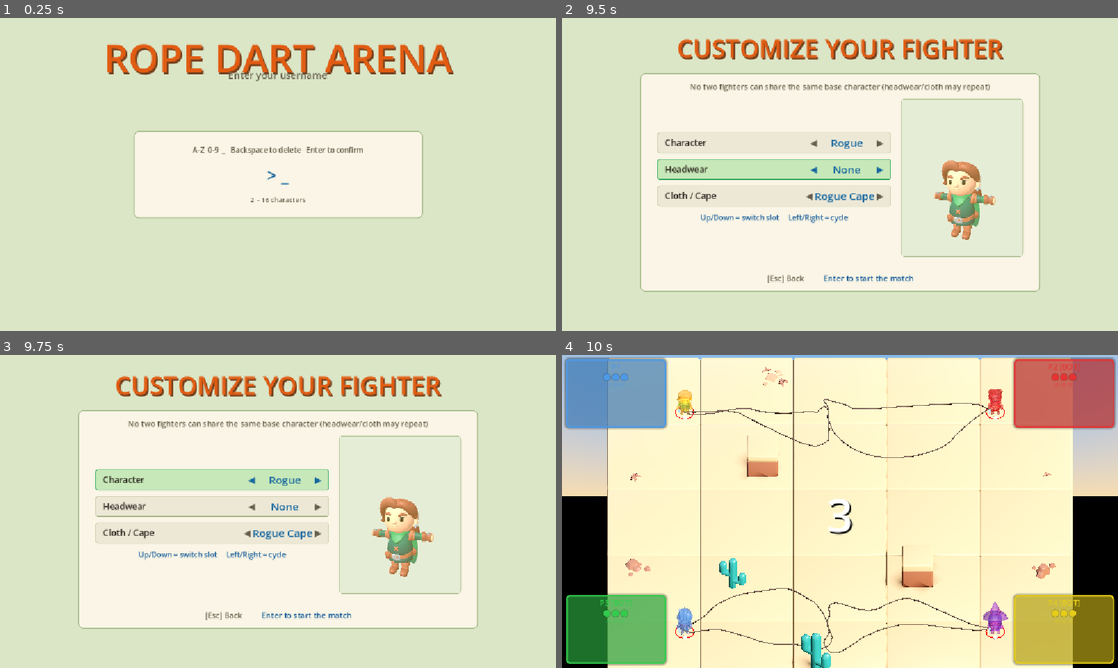
Above: before the commit, frames 1-4 (two rows, left to right).
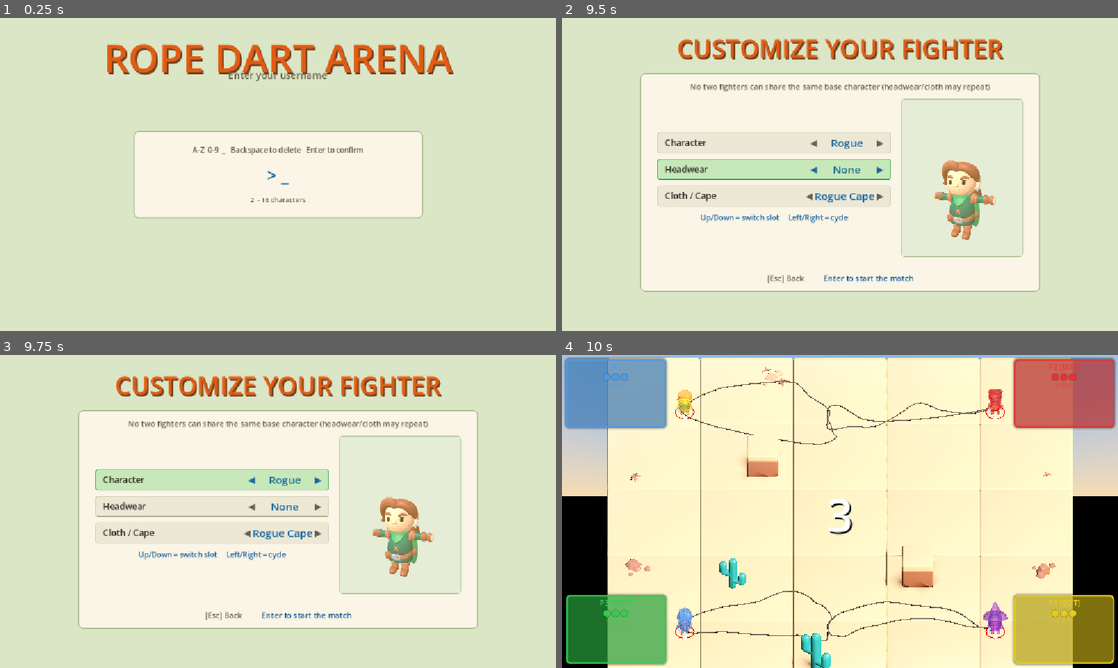
Above: after the commit, the same moments.

Repository: haotsai101/ropedart-arena
Game: Godot game, scene res://scenes/lobby.tscn
The game is run twice, just before and just after one commit, with the same random seed, the same clock (stepped at 60 frames per second) and the same inputs.
Inputs (mouse positions are in pixels of both pictures, inside the frame that each line leads up to):
- Up to frame 1 (0.25 s): no input
- Up to frame 2 (9.5 s): tap Enter (ui_accept) at 0.5, 0.77, 2, 3.5, 3.77, 4.25, 5, 5.75, 6.77 s; move the mouse to (962, 158) at 0.52 s; hold Right (ui_right) 0.53-1.25 s; tap B at 0.6, 6.6 s; click (962, 158) at 0.67 s; drag from (728, 190) to (812, 237) at 1.27 s; move the mouse to (895, 105) at 2.02 s; hold Right (ui_right) 2.03-2.75 s; tap R at 2.1, 8.1 s; drag from (812, 237) to (673, 127) at 2.77 s; move the mouse to (1006, 221) at 3.52 s; hold Left (ui_left) 3.53-4.25 s; tap Backspace at 3.6 s; drag from (673, 127) to (756, 96) at 4.27 s; move the mouse to (867, 174) at 5.02 s; hold Down (ui_down) 5.03-5.75 s; hold Shift 5.03-5.75 s; click (867, 174) at 5.17 s; drag from (756, 96) to (728, 190) at 5.77 s; move the mouse to (962, 158) at 6.52 s; hold Up (ui_up) 6.53-7.25 s; drag from (728, 190) to (812, 237) at 7.27 s; move the mouse to (895, 105) at 8.02 s; hold Down (ui_down) 8.03-8.75 s; drag from (812, 237) to (673, 127) at 8.77 s
- Up to frame 3 (9.75 s): move the mouse to (444, 558) at 9.52 s; hold Up (ui_up) from 9.53 s (still down); tap Backspace at 9.6 s; click (444, 558) at 9.67 s
- Up to frame 4 (10 s): keep holding Up (ui_up); tap Enter (ui_accept) at 9.77 s

Frames 1-3 are identical in both runs. In frame 4, 1.6% of the frame differs, in the area x 21-77%, y 8-96%.

Commit message:
fix: rope length basis corrected 1.4 -> 1.2 (raw capsule height), 7.2 total
ROUND 15 derived DART_ROPE_LENGTH/ROPE_LENGTH from PLAYER_HALF_HEIGHT*2.0
(1.4), which actually made the rope longer (8.4) than before, contradicting
the user's stated goal of shortening it. Per direct user correction, now
derives from a new GameManager.PLAYER_CAPSULE_HEIGHT constant (1.2, mirroring
scenes/player.tscn's raw CapsuleShape3D.height) instead: 6.0 * 1.2 = 7.2,
segment length 0.3 at the unchanged 24-segment count. ROPE_SEGMENT_MASS is
now derived as a linear density (mass per unit segment length) times the
current segment length, so total chain mass scales down with the shorter
rope (0.24 -> 0.216) rather than being held artificially fixed.

Also investigated the idle "collapsed at the hand" shape via a temporary
diagnostic probe (reverted, zero net diff): the real settled chain traces a
continuous, physically smooth doubled-over loop/squiggle near the hand
(orientation circular variance ~0.95-0.97, i.e. segments point in scattered
directions, not neatly parallel) -- a real, stable, non-diverging
equilibrium, but not a deliberately coil-like shape. No fix shipped since the
data didn't show a clear enough problem to justify one.

Co-Authored-By: Claude Sonnet 5 <noreply@anthropic.com>
Claude-Session: https://claude.ai/code/session_019aCxs6gZU2bEG9ijQUiYXu

Diff:
--- a/scripts/game_manager.gd
+++ b/scripts/game_manager.gd
@@ -128,6 +128,22 @@
 	return str(get_character_def(base_char_id).get("native_cloth", "none"))
 
 const PLAYER_HALF_HEIGHT := 0.7  # half-height of the player capsule; added to spawn marker Y
+
+## ROUND 16 (2026-07-25): the RAW scenes/player.tscn CapsuleShape3D.height
+## value, mirrored here by hand (no way to read a .tscn sub-resource from a
+## const expression at compile time) -- same hand-sync convention this
+## codebase already uses for e.g. player.gd's HITBOX_DEBUG_RADIUS. Added per
+## explicit user correction of ROUND 15's own pick: ROUND 15 deliberately
+## chose PLAYER_HALF_HEIGHT*2.0 (1.4) over this raw capsule height (1.2) for
+## DART_ROPE_LENGTH's "6x character height" derivation, reasoning that two
+## other real gameplay systems already agreed on 1.4 -- but the user's actual
+## goal that round was "the rope is currently too long," and 6x1.4=8.4 is
+## LONGER than the pre-ROUND-15 8.0, which contradicted that goal. Directly
+## asked whether the raw capsule height (1.2, giving 6x1.2=7.2, genuinely
+## shorter) was intended instead; user's reply: "Change to 1.2." This
+## constant now exists so DART_ROPE_LENGTH/ROPE_LENGTH reference a named
+## value instead of a bare literal, per that same request.
+const PLAYER_CAPSULE_HEIGHT := 1.2
 
 const _FALLBACK_SPAWNS := [
 	Vector3(-10.0, 0.7, -10.0),
--- a/scripts/player.gd
+++ b/scripts/player.gd
@@ -77,24 +77,26 @@
 const DART_STATE_ANCHORED: int = 1
 
 ## ROUND 15 (2026-07-25) RESIZE, per explicit user direction: "The rope is
-## supposed to be 6 times the character's height." Character height is
-## derived from GameManager.PLAYER_HALF_HEIGHT (0.7 -> 1.4 full height), NOT
-## the raw scenes/player.tscn CapsuleShape3D.height (1.2) — verified by
-## checking every other real consumer of "character height" in this codebase
-## before picking one, not assumed: (a) GameManager.PLAYER_HALF_HEIGHT is
-## already the value spawn positioning treats as authoritative (added to
-## every spawn marker's Y, and confirmed by this file's own
-## _mesh_ground_offset comment above to be exactly the offset that puts the
-## character's real rendered feet at the floor); (b) rope_dart.gd's own
-## capsule_height export — ALREADY 1.4, independently, for real per-frame
-## gameplay math (the head-hit vs. body-hit capsule top used by
-## _check_hits()) — agrees with PLAYER_HALF_HEIGHT*2 exactly. Two independent
-## real gameplay systems already treat 1.4 as "the" character height; only
-## the raw physics collision shape's own (different, 1.2) value disagrees,
-## and nothing else in the codebase reads that shape's height as a
-## general-purpose size figure. Referenced directly (not a magic literal) so
-## this stays correct if the character's size is ever retuned.
-const DART_ROPE_LENGTH: float = 6.0 * (GameManager.PLAYER_HALF_HEIGHT * 2.0)
+## supposed to be 6 times the character's height." Character height was
+## originally derived from GameManager.PLAYER_HALF_HEIGHT (0.7 -> 1.4 full
+## height) rather than the raw scenes/player.tscn CapsuleShape3D.height (1.2),
+## on the reasoning that two other real gameplay systems (spawn positioning's
+## ground-offset math and rope_dart.gd's own capsule_height export) already
+## agreed on 1.4.
+##
+## ROUND 16 (2026-07-25) CORRECTION, per direct user instruction: ROUND 15's
+## own pick of 1.4 actually made the rope LONGER (6x1.4=8.4) than its
+## pre-ROUND-15 value (8.0) -- which contradicted the user's actual stated
+## goal that round, "the rope is currently too long." Flagged this
+## contradiction and asked whether the raw physics capsule height (1.2,
+## giving 6x1.2=7.2 -- genuinely shorter, as the user wanted) was intended
+## instead. User's reply, verbatim: "Change to 1.2." Now derived from
+## GameManager.PLAYER_CAPSULE_HEIGHT (see that constant's own comment for why
+## it has to be a hand-mirrored value rather than read from the .tscn
+## directly) instead of PLAYER_HALF_HEIGHT*2.0 -- referenced directly, not a
+## bare magic literal, so this stays correct if the character's size is ever
+## retuned again.
+const DART_ROPE_LENGTH: float = 6.0 * GameManager.PLAYER_CAPSULE_HEIGHT
 
 ## Rope visual radius -- the physics segments' own capsule collision radius
 ## AND the rendered tube mesh's radius (see _build_tube_mesh()) share this
@@ -191,13 +193,22 @@
 ## hand" (per the user's literal spec) regardless of segment count, rather
 ## than sitting exactly on top of the hand anchor's own point.
 const ROPE_BUNCH_SPACING: float = 0.4
-## Per-segment mass, redistributed proportionally across the current segment
-## count from the original 8-segment chain's own 0.03-per-segment / 0.24-total
-## baseline (0.03 * 8.0), so the chain's TOTAL mass (and therefore its overall
-## inertia/behavior under the same joint bias/damping) stays roughly constant
-## regardless of how many segments it's currently split across. ROUND 15
-## (2026-07-25): denominator updated 32 -> 24 alongside ROPE_PHYSICS_SEGMENTS.
-const ROPE_SEGMENT_MASS: float = 0.03 * 8.0 / 24.0
+## Mass per unit of segment length (a linear density), not a bare per-segment
+## mass -- this is what actually stayed constant across every prior
+## segment-count resize (ROUND 12: 8 segments @ 1.0 length-per-segment @ 0.03
+## mass; ROUND 12->15: 32 segments @ 0.25 length-per-segment @ 0.0075 mass;
+## every one of those ratios is 0.03/1.0=0.03). ROUND 15 itself only
+## re-derived mass for a segment-COUNT change (32->24) at a fixed total
+## length (8.4), so it approximated this via "keep the whole chain's total
+## mass at the original 0.24" -- equivalent to this density only because the
+## length didn't change that round. ROUND 16 (2026-07-25) changes the LENGTH
+## too (8.4 -> 7.2, see DART_ROPE_LENGTH above), so per the task's own
+## instruction to re-derive mass proportionally to the new total length, this
+## is now expressed directly as density * current segment length, which
+## automatically scales total chain mass down with a shorter rope (0.24 ->
+## 0.216) rather than holding it artificially fixed.
+const ROPE_SEGMENT_LINEAR_MASS_DENSITY: float = 0.03
+const ROPE_SEGMENT_MASS: float = ROPE_SEGMENT_LINEAR_MASS_DENSITY * ROPE_PHYSICS_SEGMENT_LENGTH
 const ROPE_LINEAR_DAMP: float = 1.6
 const ROPE_ANGULAR_DAMP: float = 2.2
 ## Matches arena_obstacle.gd's own copy of this same bit -- see that script's
--- a/scripts/rope_dart.gd
+++ b/scripts/rope_dart.gd
@@ -79,15 +79,15 @@
 ## ROUND 15 (2026-07-25) RESIZE, per explicit user direction ("The rope is
 ## supposed to be 6 times the character's height"): mirrors player.gd's own
 ## DART_ROPE_LENGTH by hand (no shared constant between the two scripts, same
-## convention as capsule_height below) -- both now derive from the same
-## authoritative source, GameManager.PLAYER_HALF_HEIGHT, instead of each
-## carrying an independently-hardcoded literal. See player.gd's DART_ROPE_
-## LENGTH doc comment for why PLAYER_HALF_HEIGHT (implying a 1.4 full
-## character height) was chosen over the raw player.tscn CapsuleShape3D's own
-## (different, 1.2) height value. Old value was 8.0, derived from an
-## unrelated "4x a ~2.0-unit on-screen character read" heuristic -- superseded
-## entirely by this round's "6x the real character height" spec.
-const ROPE_LENGTH: float = 6.0 * (GameManager.PLAYER_HALF_HEIGHT * 2.0)
+## convention as capsule_height below).
+## ROUND 16 (2026-07-25) CORRECTION: now derives from
+## GameManager.PLAYER_CAPSULE_HEIGHT (the raw physics capsule height, 1.2) --
+## not PLAYER_HALF_HEIGHT*2.0 (1.4) -- per direct user instruction after the
+## ROUND 15 pick was found to make the rope LONGER (8.4) than its
+## pre-ROUND-15 value (8.0), contradicting that round's own stated goal of
+## making it shorter. See player.gd's DART_ROPE_LENGTH doc comment for the
+## full writeup; both scripts now agree on 6.0 * PLAYER_CAPSULE_HEIGHT = 7.2.
+const ROPE_LENGTH: float = 6.0 * GameManager.PLAYER_CAPSULE_HEIGHT
 
 ## Obstacle collision boxes (pillars in main.tscn, trees/cacti added by
 ## nature_scatter.gd's _add_obstacle_collision) all uniformly span world Y
--- a/tests/test_dart_void_throw.gd
+++ b/tests/test_dart_void_throw.gd
@@ -14,9 +14,10 @@
 ## exists there), which is itself part of what this test confirms.
 
 const OLD_ARENA_HALF: float = 14.5
-## Mirrors rope_dart.gd's own ROPE_LENGTH by hand (ROUND 15, 2026-07-25 resize)
+## Mirrors rope_dart.gd's own ROPE_LENGTH by hand (ROUND 16, 2026-07-25
+## correction: derives from PLAYER_CAPSULE_HEIGHT, not PLAYER_HALF_HEIGHT*2.0)
 ## -- same derivation, same "no shared constant between scripts" convention.
-const ROPE_LENGTH: float = 6.0 * (GameManager.PLAYER_HALF_HEIGHT * 2.0)
+const ROPE_LENGTH: float = 6.0 * GameManager.PLAYER_CAPSULE_HEIGHT
 const DT: float = 0.016
 
 var any_failure := false
--- a/tests/test_movement_direction_skew.gd
+++ b/tests/test_movement_direction_skew.gd
@@ -21,8 +21,9 @@
 ## PHASE 2: with zero movement input held, call _throw() directly (bypassing
 ## the charge-hold UI path, matching the same call other regression tests in
 ## this suite already use) and track get_pos_2d() every tick through the
-## dart's full FLYING -> ANCHORED lifetime (well past max range, ROPE_LENGTH=8
-## at travel_speed=18 takes under half a second). Confirms zero position
+## dart's full FLYING -> ANCHORED lifetime (well past max range, ROPE_LENGTH
+## at travel_speed=18 takes under half a second regardless of the exact
+## length). Confirms zero position
 ## drift from the throw action itself, including through the window right
 ## after _spawn_physics_rope() when the chain is still bunched/settling and
 ## _clamp_to_rope_leash() first starts trying to fire (once the dart
--- a/tests/test_rope_leash_corner_wrap.gd
+++ b/tests/test_rope_leash_corner_wrap.gd
@@ -33,8 +33,9 @@
 
 const SETTLE_TICKS: int = 300  ## ~5s at 60Hz -- long enough to sweep well past max leash
 const MOVE_SPEED: float = 6.0  ## matches player.gd's own default move_speed
-## must match player.gd's own DART_ROPE_LENGTH (ROUND 15, 2026-07-25 resize)
-const DART_ROPE_LENGTH: float = 6.0 * (GameManager.PLAYER_HALF_HEIGHT * 2.0)
+## must match player.gd's own DART_ROPE_LENGTH (ROUND 16, 2026-07-25
+## correction: derives from PLAYER_CAPSULE_HEIGHT, not PLAYER_HALF_HEIGHT*2.0)
+const DART_ROPE_LENGTH: float = 6.0 * GameManager.PLAYER_CAPSULE_HEIGHT
 ## A single-tick position jump bigger than this, immediately followed by a
 ## comparable jump back the OTHER way, is what "zigzag/hook fold" looks like
 ## numerically.
Not shown, changed: CLAUDE.md
